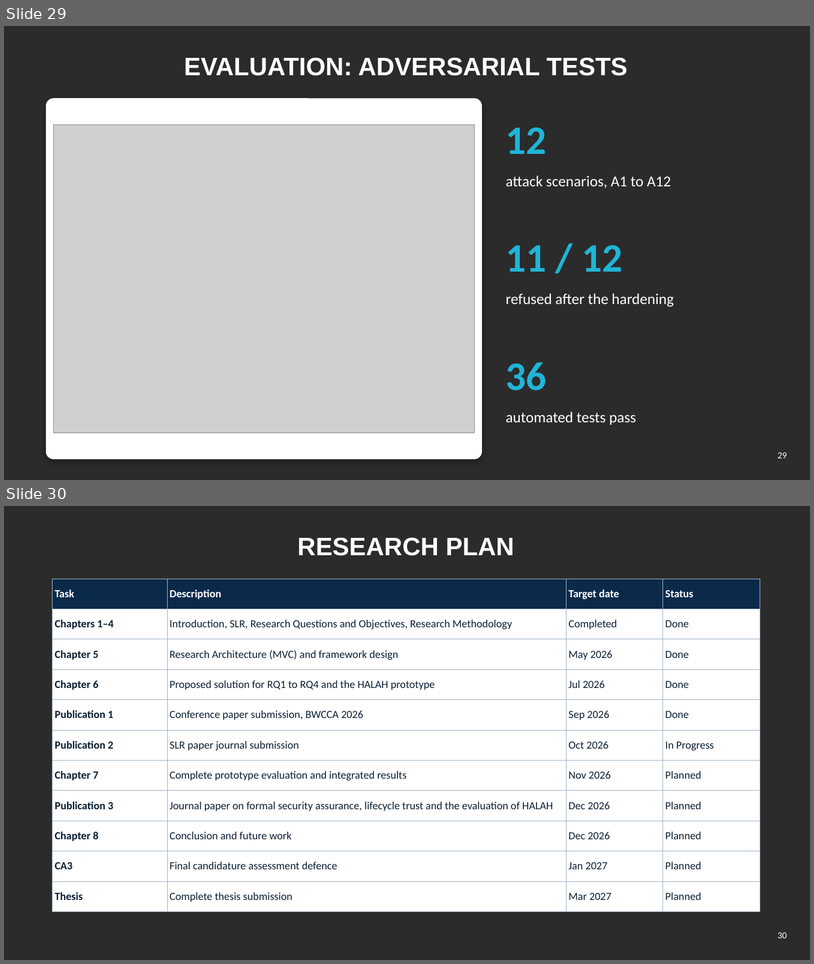
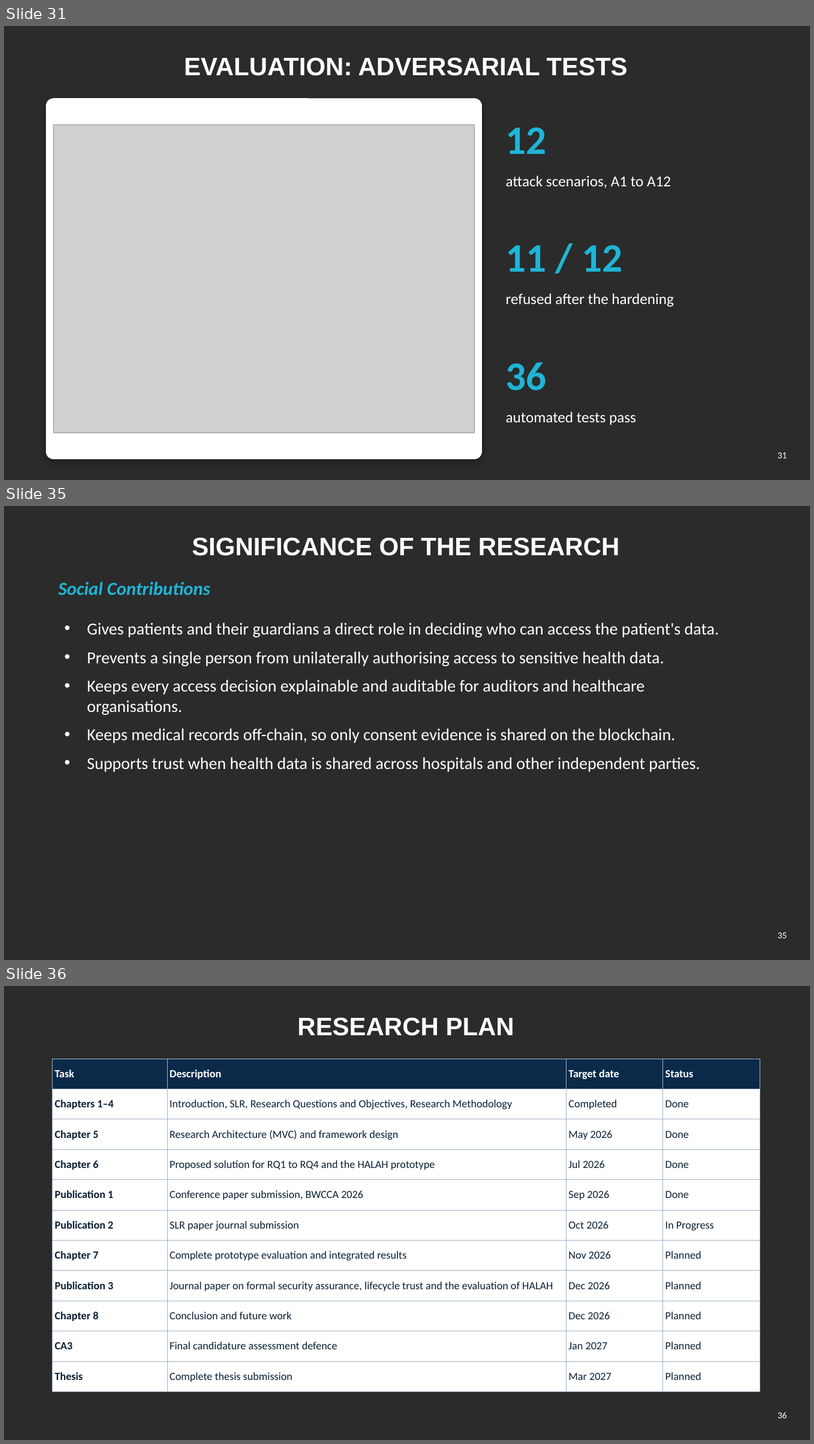
Before and after one commit to yasir12345678900/HealthRWA-Sepolia-Personal-try, a slide deck: docs/Yasir_CA2_Reassessment_Slides.pptx. Shown one above the other, each under a label of ours: slides 29 and 30 before the commit, slides 31, 35 and 36 after it; the slides between them are not shown. The pictures are 814x964 and 814x1444 pixels, drawn with LibreOffice and Linux fonts; fonts in the diff are those of the drawing; grey boxes stand for pictures; background and template pictures are left out; a plain dark background stands for a picture behind light text. Boxes give left, top, right and bottom in pixels: in the first picture for what was removed or moved away, otherwise in the second. Text is boxed around its words. In the diff, an @@ line names an element or a change of style, - is before the commit and + after.

```diff
--- a/docs/Yasir_CA2_Reassessment_Slides.pptx
+++ b/docs/Yasir_CA2_Reassessment_Slides.pptx
@@ slide 35 added at [4, 506, 810, 960], background picture (left out) @@
@@ title added at [192, 537, 620, 556], 30 pt, text #FFFFFF, bold @@
+SIGNIFICANCE OF THE RESEARCH
@@ text added at [59, 582, 210, 595], 22 pt, text #1FB5D6, bold, italic @@
+Social Contributions
@@ text added at [87, 622, 719, 772], 20 pt, text #FFFFFF @@
+• Gives patients and their guardians a direct role in deciding who can access the patient's data.
+• Prevents a single person from unilaterally authorising access to sensitive health data.
+• Keeps every access decision explainable and auditable for auditors and healthcare organisations.
+• Keeps medical records off-chain, so only consent evidence is shared on the blockchain.
+• Supports trust when health data is shared across hospitals and other independent parties.
@@ page number added at [778, 932, 788, 938], 11 pt, text #FFFFFF @@
+35
@@ what was slide 29 is now slide 31 @@
@@ page number at [778, 452, 788, 458]: text changed @@
-29
+31
@@ what was slide 30 is now slide 36 @@
@@ page number at [778, 1411, 788, 1418]: text changed @@
-30
+36
```
Also in this commit, not shown: 2 slides changed, 5 other slides added.
